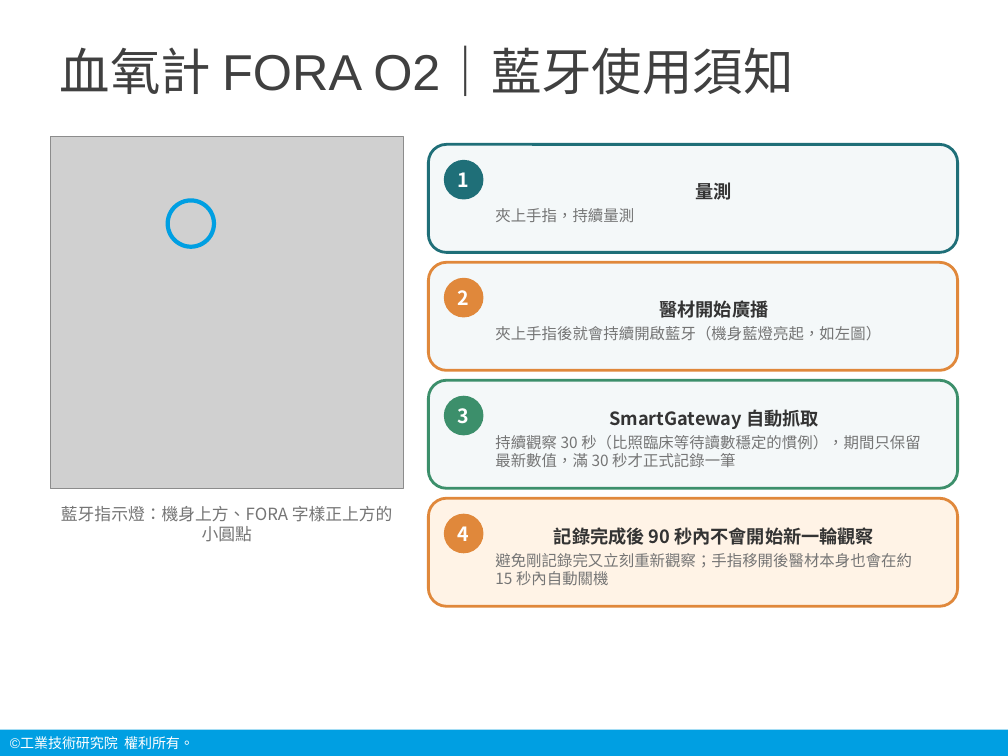
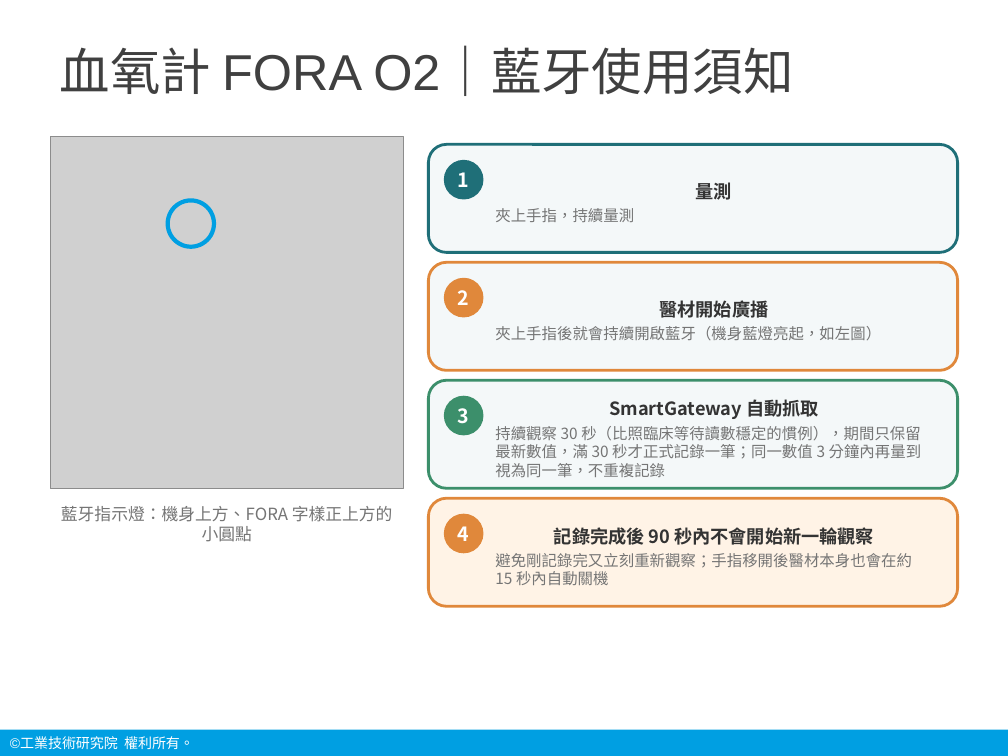
Before and after one commit to chanwunkong/pico-vitals-gateway, a slide deck: slide 17 of 說明/生理訊號中繼裝置_操作說明_20260908.pptx. Drawn at 1008x756 pixels with LibreOffice and Linux fonts; fonts in the diff are those of the drawing; grey boxes stand for pictures; background and template pictures are left out. Boxes give left, top, right and bottom in pixels: in the first picture for what was removed or moved away, otherwise in the second. Text is boxed around its words. In the diff, an @@ line names an element or a change of style, - is before the commit and + after.

```diff
--- a/說明/生理訊號中繼裝置_操作說明_20260908.pptx
+++ b/說明/生理訊號中繼裝置_操作說明_20260908.pptx
@@ text in rounded rectangle at (495,426,922,477): text changed @@
-持續觀察 30 秒（比照臨床等待讀數穩定的慣例），期間只保留最新數值，滿 30 秒才正式記錄一筆
+持續觀察 30 秒（比照臨床等待讀數穩定的慣例），期間只保留最新數值，滿 30 秒才正式記錄一筆；同一數值 3 分鐘內再量到視為同一筆，不重複記錄
```
Also in this commit, not shown: 6 other slides changed, 9 other files.
